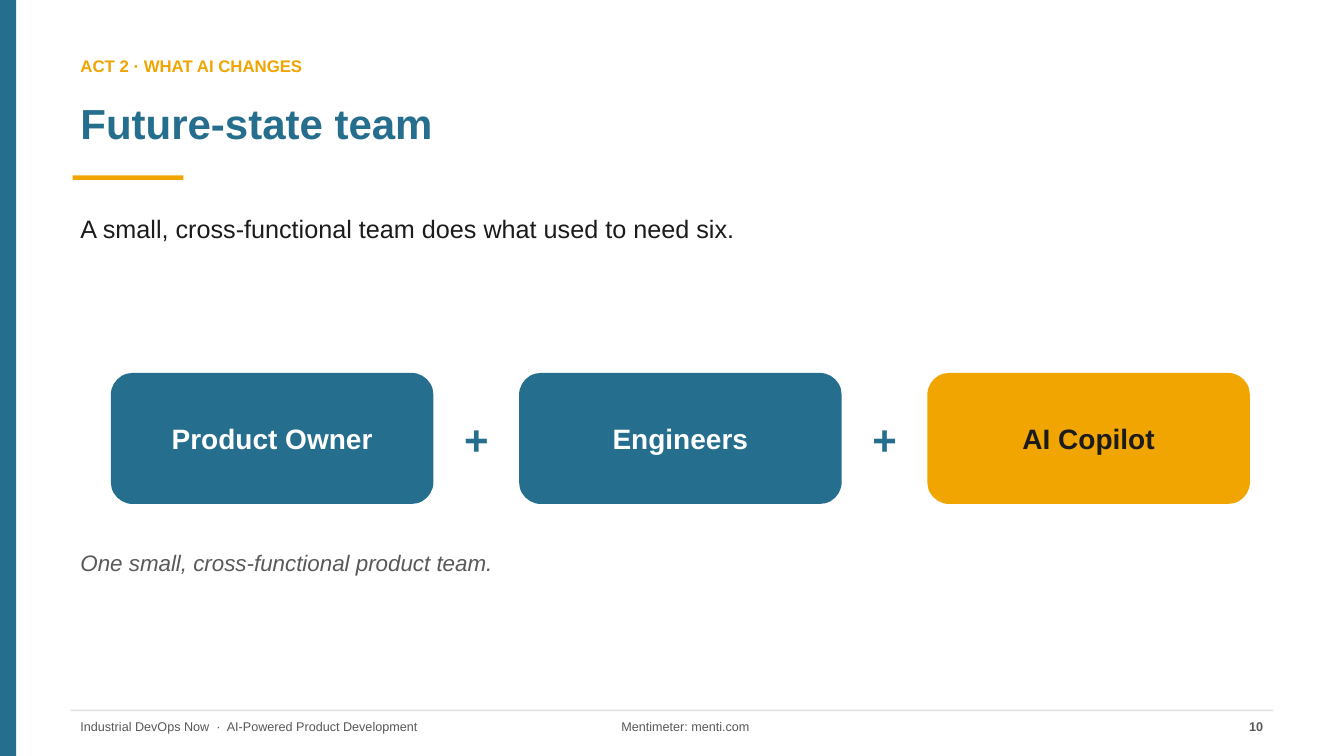
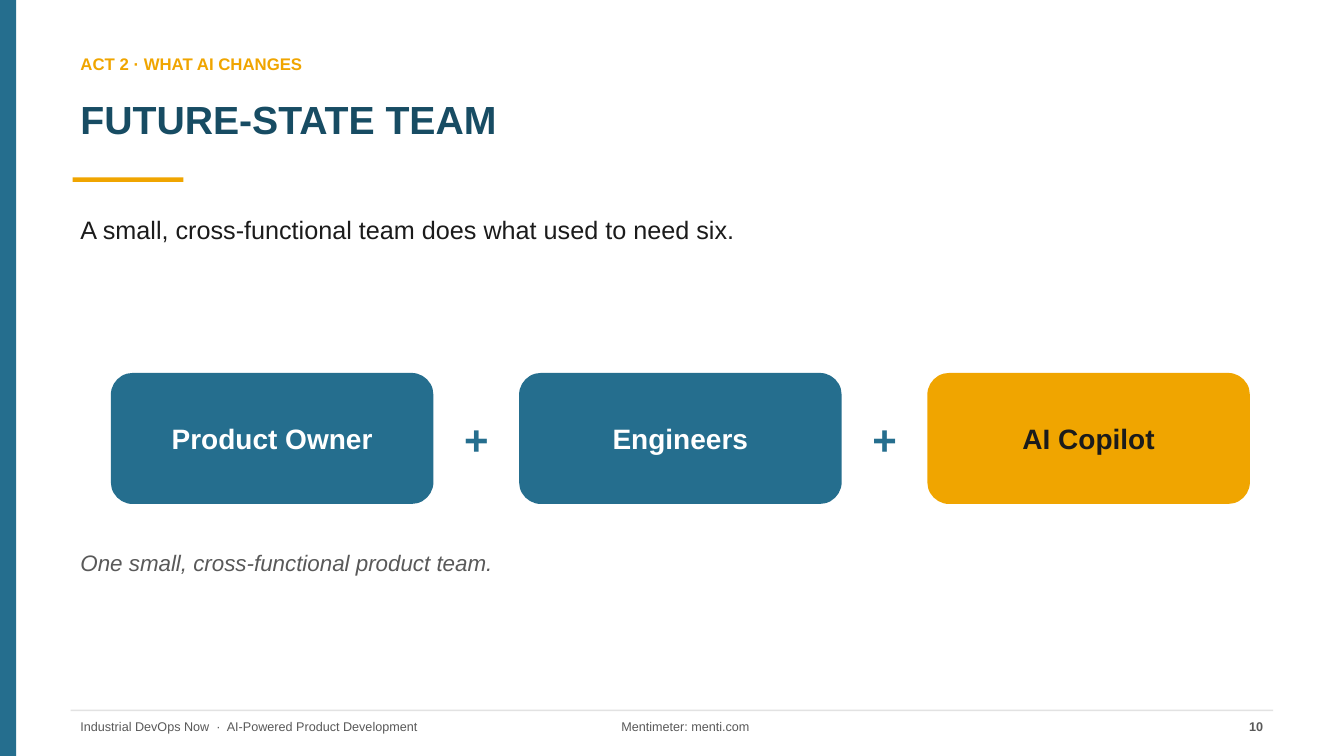
Before and after one commit to rockinryeman/SDLC-Workshop, a slide deck: slide 10 of dms-workshop/AI-Powered-Product-Development_DMS.pptx. Drawn at 1344x756 pixels with LibreOffice and Linux fonts; fonts in the diff are those of the drawing. Boxes give left, top, right and bottom in pixels: in the first picture for what was removed or moved away, otherwise in the second. Text is boxed around its words. In the diff, an @@ line names an element or a change of style, - is before the commit and + after.

```diff
--- a/dms-workshop/AI-Powered-Product-Development_DMS.pptx
+++ b/dms-workshop/AI-Powered-Product-Development_DMS.pptx
@@ text at box(80, 106, 497, 135): text changed; size 30 to 28 pt; text colour #256E8E to #174C63 @@
-Future-state team
+FUTURE-STATE TEAM
```
Also in this commit, not shown: 20 other slides changed, 4 other files.
